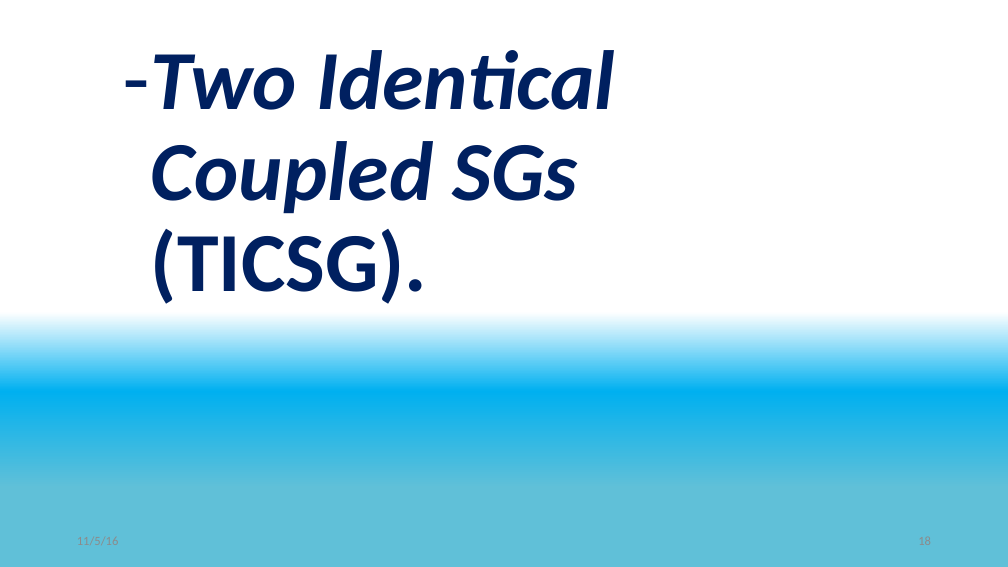
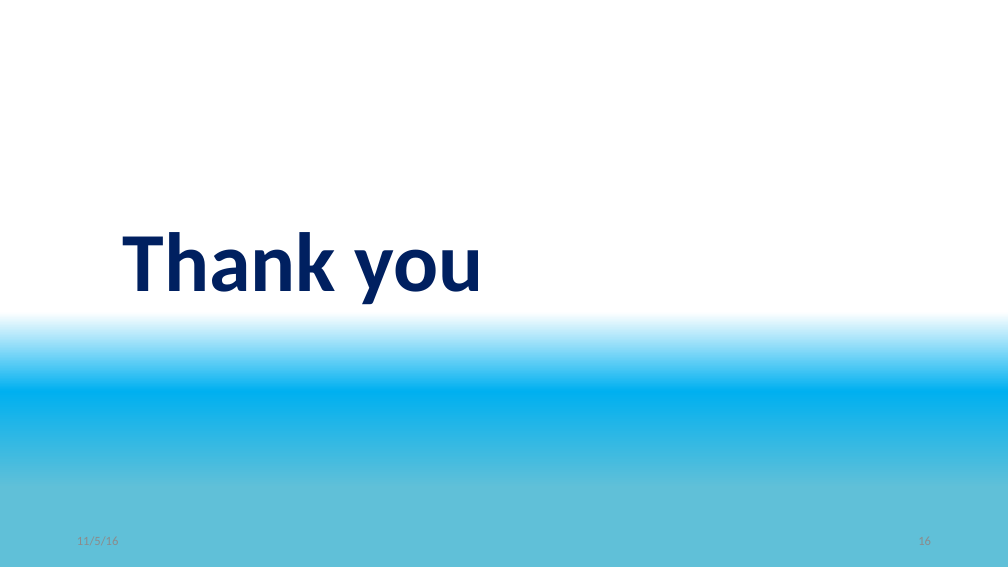
Before and after one commit to eladven/thesis, a slide deck: slide 16 of Presentations/Seminar.pptx (slide 18 before the commit). Drawn at 1008x567 pixels with LibreOffice and Linux fonts; fonts in the diff are those of the drawing. Boxes give left, top, right and bottom in pixels: in the first picture for what was removed or moved away, otherwise in the second. Text is boxed around its words. In the diff, an @@ line names an element or a change of style, - is before the commit and + after.

```diff
--- a/Presentations/Seminar.pptx
+++ b/Presentations/Seminar.pptx
@@ title at box(123, 232, 484, 305): text changed; italic off @@
-– Two Identical Coupled SGs (TICSG).
+Thank you
```
Also in this commit, not shown: 11 other slides changed, 7 slides removed.
